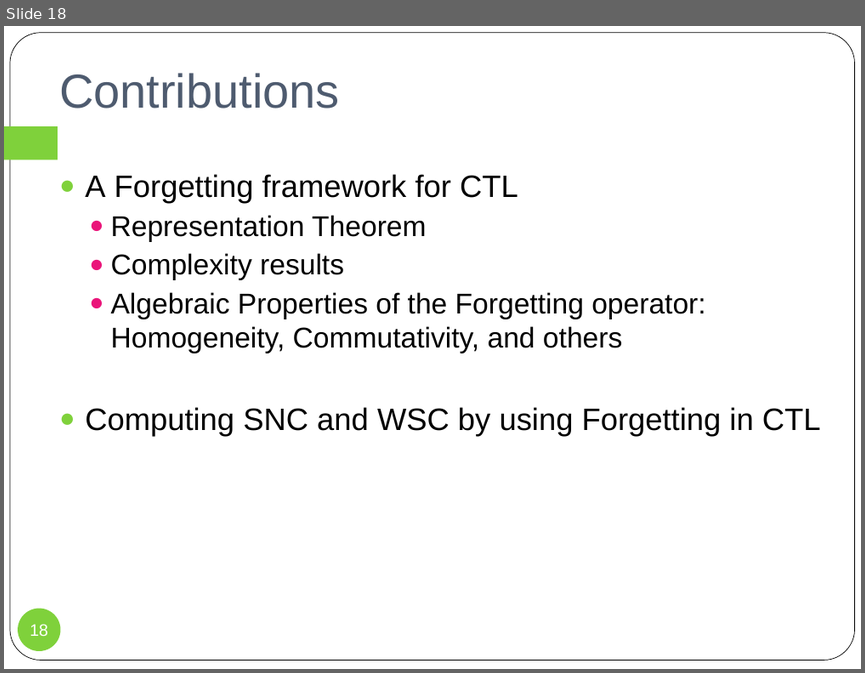
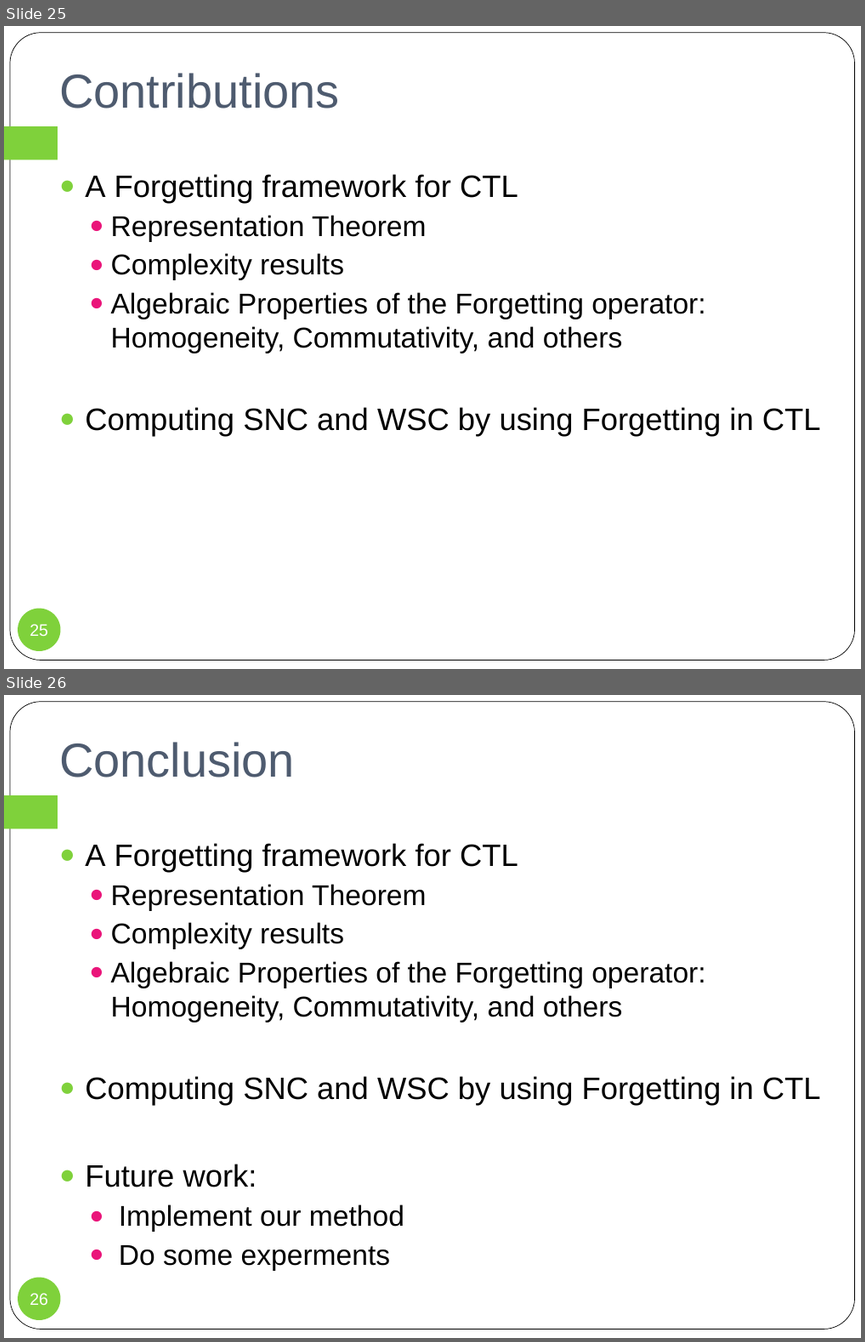
Before and after one commit to fengrenyan/fry, a slide deck: DC/SNC and WSC.pptx. Shown one above the other, each under a label of ours: slide 18 before the commit, slides 25 and 26 after it. The pictures are 865x673 and 865x1342 pixels, drawn with LibreOffice and Linux fonts; fonts in the diff are those of the drawing. Boxes give left, top, right and bottom in pixels: in the first picture for what was removed or moved away, otherwise in the second. Text is boxed around its words. In the diff, an @@ line names an element or a change of style, - is before the commit and + after.

```diff
--- a/DC/SNC and WSC.pptx
+++ b/DC/SNC and WSC.pptx
@@ slide 26 added at (4, 695, 861, 1338), background #FFFFFF; not listed: 2 template elements that a slide beside it also shows @@
@@ title added at (59, 742, 295, 777), 40 pt, text #4E5B6F @@
+Conclusion
@@ text added at (85, 843, 821, 1270), 24 pt, text #000000 @@
+● A Forgetting framework for CTL
+  ● Representation Theorem
+  ● Complexity results
+  ● Algebraic Properties of the Forgetting operator: Homogeneity, Commutativity, and others
+● Computing SNC and WSC by using Forgetting in CTL
+● Future work:
+  ● Implement our method
+  ● Do some experments
@@ page number added at (18, 1276, 61, 1320), fill #7FD13B, 14 pt, text #FFFFFF @@
+26
@@ what was slide 18 is now slide 25 @@
@@ page number at (30, 624, 48, 635): text changed @@
-18
+25
```
Also in this commit, not shown: 8 slides changed, 11 other slides added, 11 slides removed, 17 other files.
